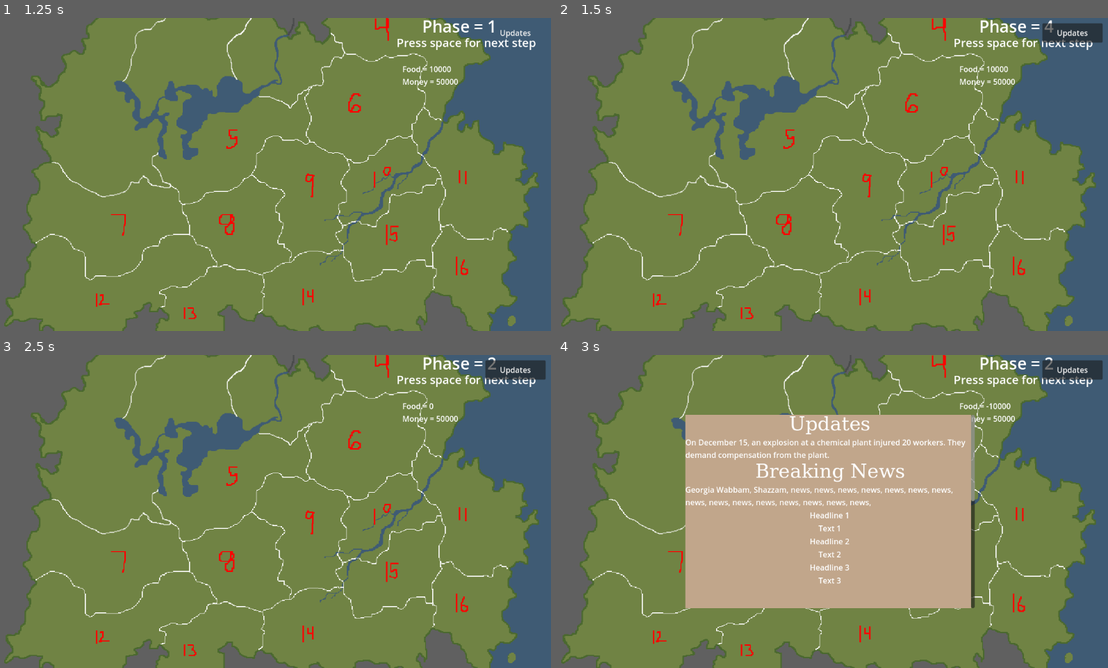
Above: before the commit, frames 1-4 (two rows, left to right).
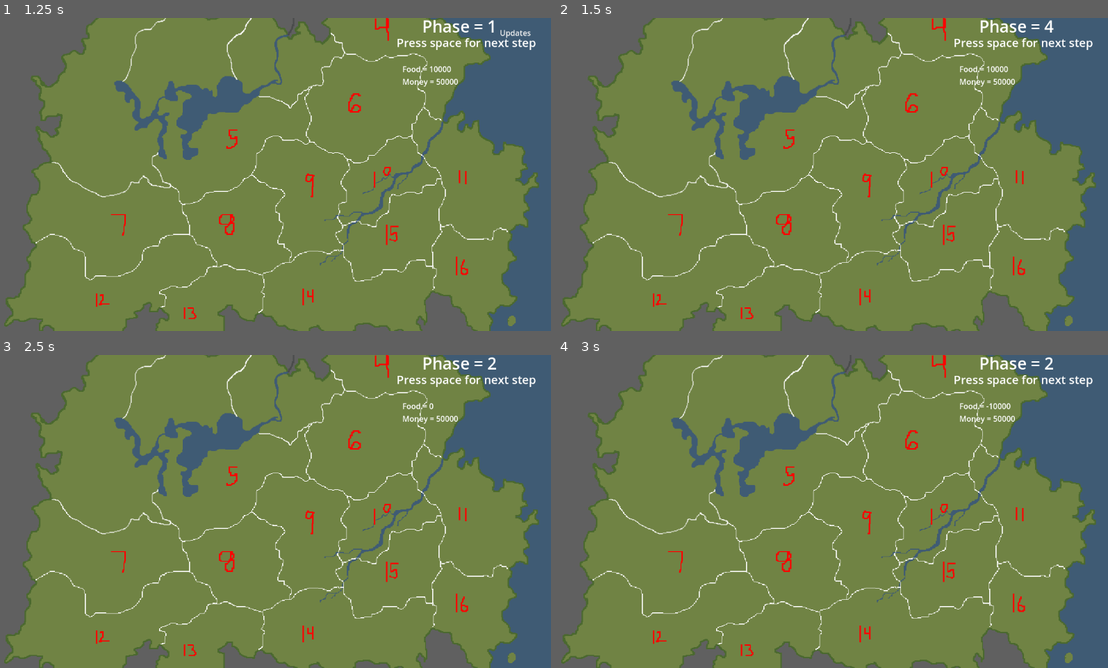
Above: after the commit, the same moments.

Repository: mccoogp/WeatherInc
Game: Godot game, scene res://world.tscn
Same seed, same stepped clock (60 frames per second), same inputs: the game is played once before the commit and once after it. The engine's default icon, where the game draws it, is replaced by a stand-in: a white triangle on a blue panel in a dark square.
Inputs (mouse positions are in pixels of both pictures, inside the frame that each line leads up to):
- Up to frame 1 (1.25 s): click "Updates" at 0.5 s
- Up to frame 2 (1.5 s): tap Space at 1.25 s; move the mouse to (953, 158) at 1.27 s; hold Right from 1.28 s (still down); hold Space from 1.28 s (still down); click (953, 158) at 1.42 s
- Up to frame 3 (2.5 s): move the mouse to (159, 527) at 2.02 s; release Right at 2.03 s; release Space at 2.03 s; hold Left from 2.03 s (still down); tap X at 2.1 s; tap Space at 2.27, 2.3 s
- Up to frame 4 (3 s): tap Space at 2.57, 2.75 s; move the mouse to (887, 442) at 2.77 s; release Left at 2.78 s; hold Right from 2.78 s (still down); hold Enter from 2.78 s (still down)

Frame 1 is identical in both runs. In frame 2, 0.7% of the frame differs, in the area x 88-99%, y 1-8%; in frame 3, 0.7%; in frame 4, 33%, in the area x 23-99%, y 1-81%.

Commit message:
small change so news doesnt stay on screen always

Diff:
--- a/world.gd
+++ b/world.gd
@@ -48,9 +48,8 @@
 	if frame == 0:
 		if event is InputEventKey and event.pressed:
 			if Input.is_key_pressed(KEY_SPACE) and zoom == -1:
-
 				phase += 1
-
+				$CanvasLayer/News.hide()
 				if phase == 5:
 					factories = 0
 					totalpop = 0
@@ -73,6 +72,7 @@
 					food += foodprod - totalpop
 					money += foodprod
 					phase = 1
+					$CanvasLayer/News.show()
 
 		if phase == 3:
 			if zoom == -1:
